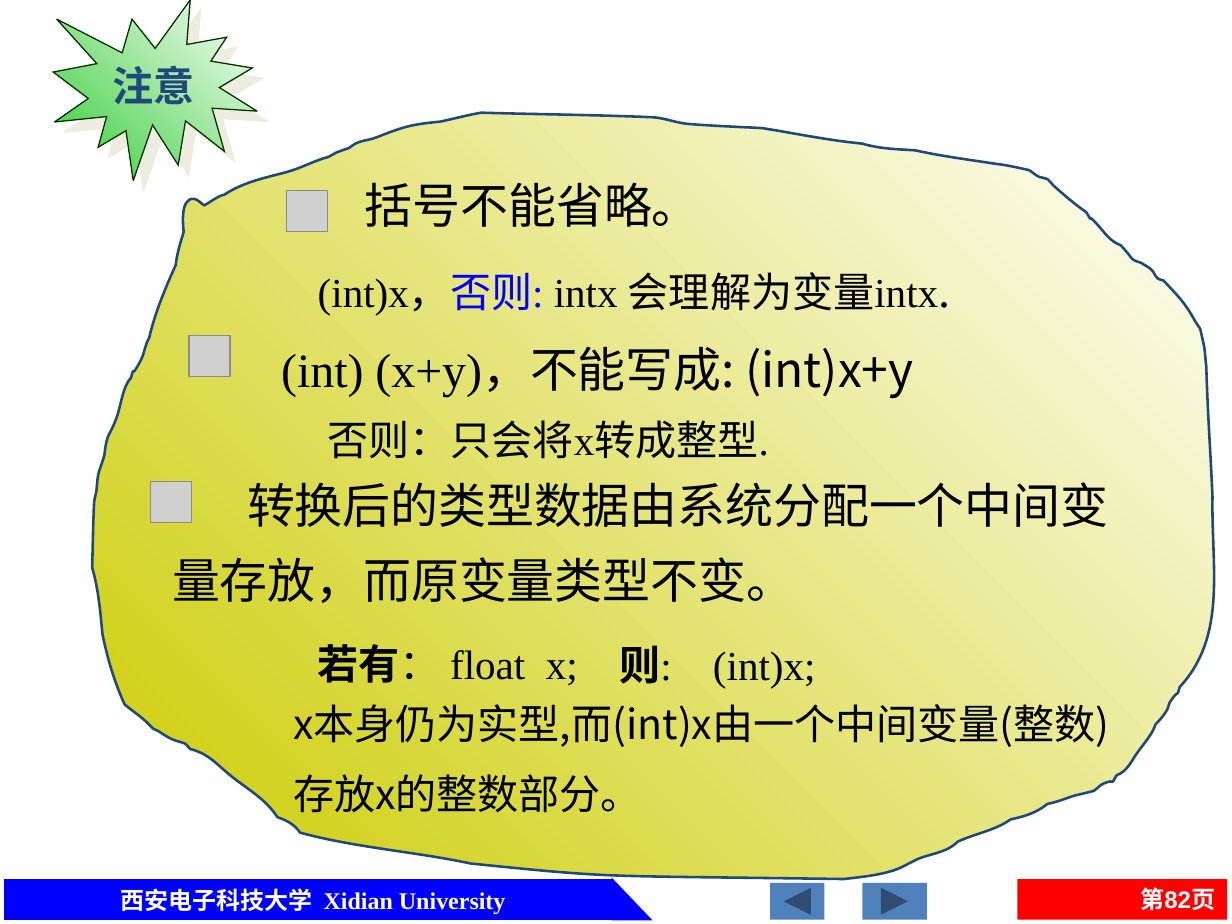
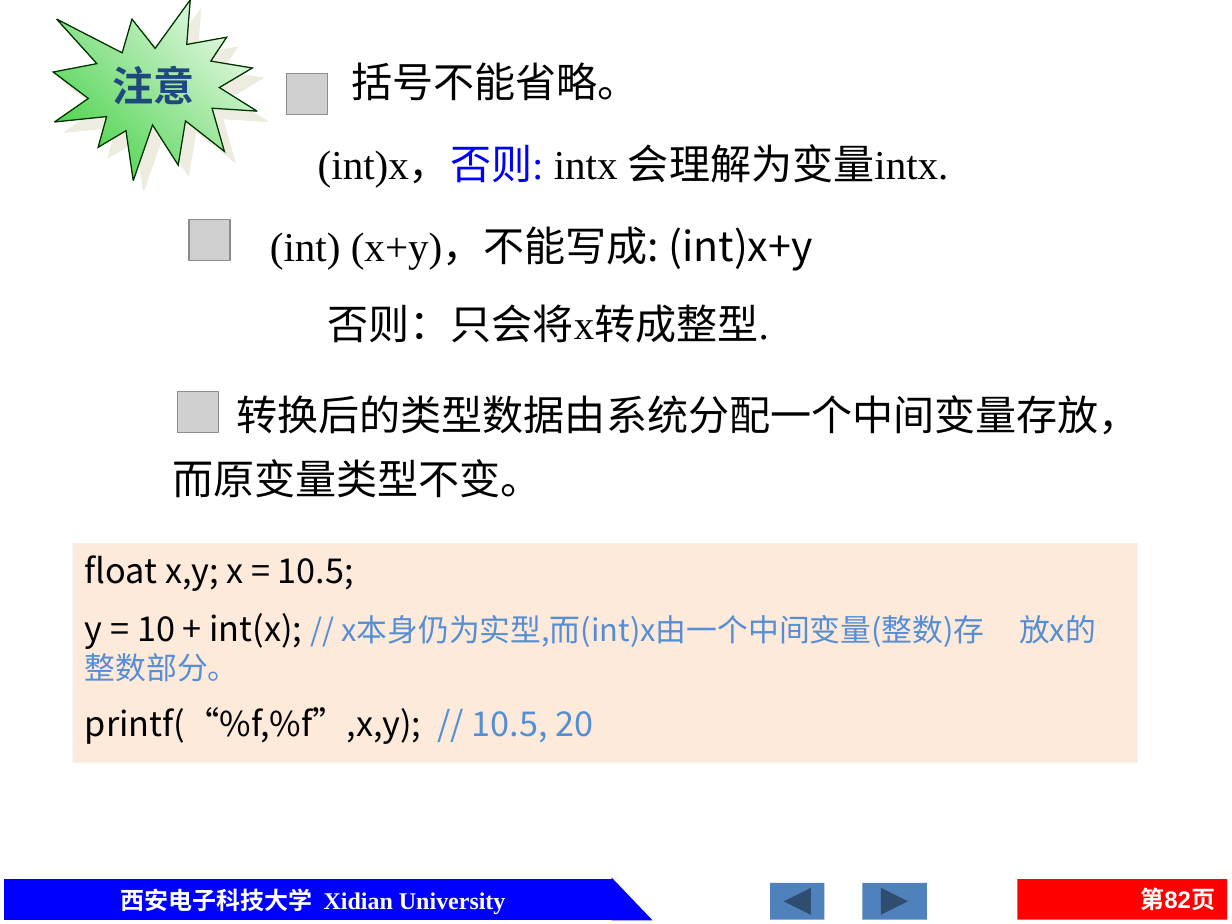
Before and after one commit to jtrfid/C-Repositories, a slide deck: slide 82 of 2016/C语言/课件/第2章 C的基本数据类型及运算.pptx. Drawn at 1232x924 pixels with LibreOffice and Linux fonts; fonts in the diff are those of the drawing; grey boxes stand for pictures. Boxes give left, top, right and bottom in pixels: in the first picture for what was removed or moved away, otherwise in the second. Text is boxed around its words. In the diff, an @@ line names an element or a change of style, - is before the commit and + after.

```diff
--- a/2016/C语言/课件/第2章 C的基本数据类型及运算.pptx
+++ b/2016/C语言/课件/第2章 C的基本数据类型及运算.pptx
@@ text "括号不能省略。" moved from (x1=365, y1=182, x2=700, y2=227) to (x1=351, y1=62, x2=638, y2=101) @@
@@ freeform shape removed at (x1=92, y1=112, x2=1227, y2=878) @@
@@ text "(int)x，否则: intx 会理解为变量intx." moved from (x1=318, y1=272, x2=938, y2=315) to (x1=318, y1=144, x2=949, y2=187) @@
@@ text "(int)x，否则: intx 会理解为变量intx." at (x1=318, y1=144, x2=949, y2=187): size 28 to 24 pt in "会理解为变量intx." @@
@@ size 28 to 24 pt; less space between paragraphs in 3 elements at (x1=172, y1=395, x2=1140, y2=498), (x1=351, y1=62, x2=638, y2=101), (x1=270, y1=227, x2=812, y2=271) @@
@@ text "(int) (x+y)，不能写成: (int)x+y" moved from (x1=281, y1=348, x2=913, y2=399) to (x1=270, y1=227, x2=812, y2=271) @@
@@ 2 pictures, 1 text moved together from (x1=188, y1=191, x2=768, y2=459) to (x1=188, y1=74, x2=768, y2=343) @@
@@ text "转换后的类型数据由系统分配一个中间变量存放，而原变量类型不变。" moved from (x1=172, y1=474, x2=1108, y2=610) to (x1=172, y1=395, x2=1140, y2=498) @@
@@ picture moved from (x1=150, y1=482, x2=191, y2=522) to (x1=177, y1=392, x2=218, y2=432) @@
@@ rectangle "float x,y; x = 10.5;" resized from (x1=293, y1=697, x2=1110, y2=813) to (x1=73, y1=543, x2=1138, y2=763) @@
@@ rectangle "float x,y; x = 10.5;" at (x1=73, y1=543, x2=1138, y2=763): fill none to #FDEADA @@
@@ text in rectangle at (x1=85, y1=555, x2=1096, y2=744): text changed; size 24 to 20 pt @@
-x本身仍为实型,而(int)x由一个中间变量(整数)
-存放x的整数部分。
+float x,y; x = 10.5;
+y = 10 + int(x); // x本身仍为实型,而(int)x由一个中间变量(整数)存 放x的整数部分。
+printf(“%f,%f”,x,y); // 10.5, 20
@@ text removed at (x1=318, y1=644, x2=578, y2=685) @@
-若有： float x;
@@ text removed at (x1=619, y1=645, x2=816, y2=688) @@
-则: (int)x;
```
Also in this commit, not shown: 4 other slides changed, 1 other file.
